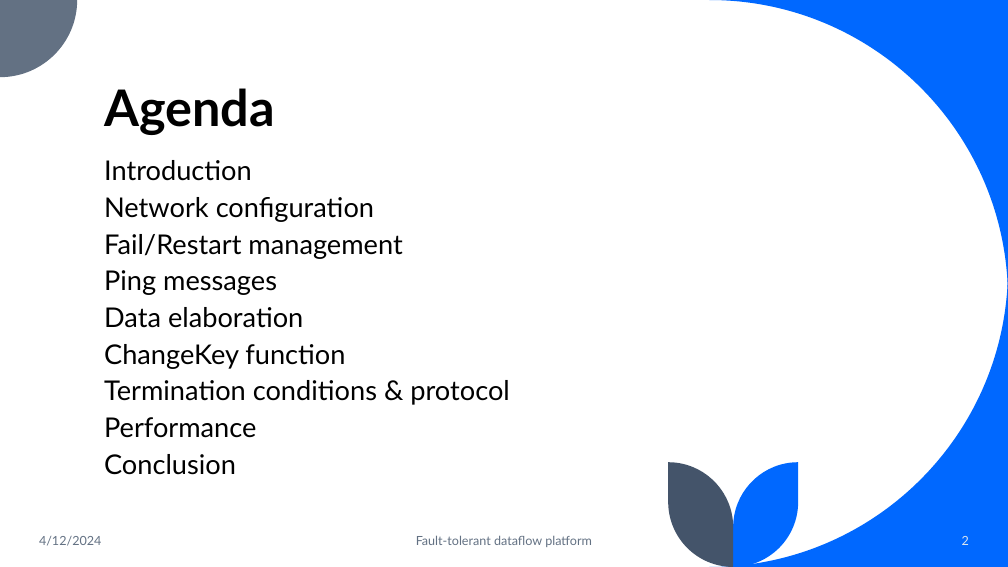
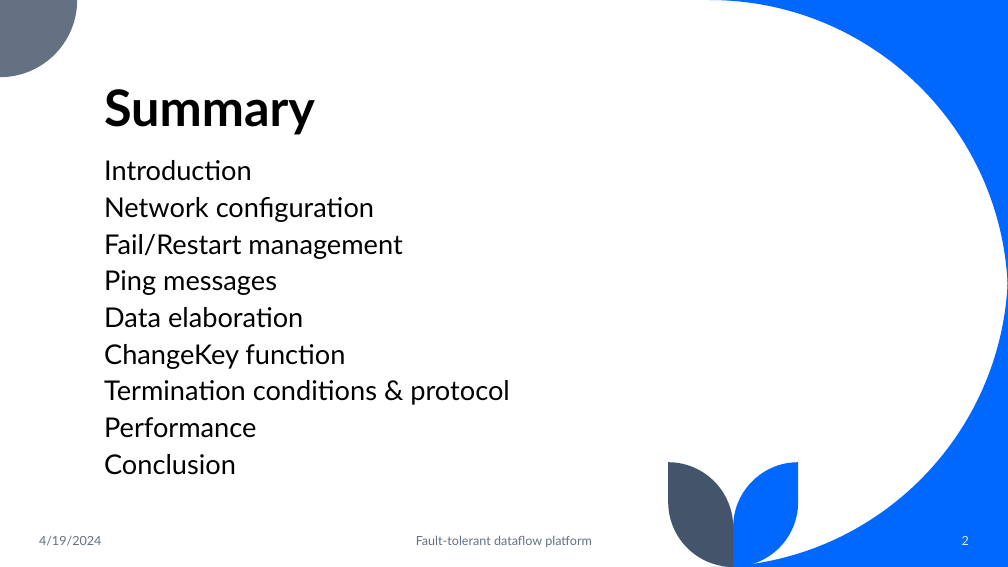
Before and after one commit to ftoschi14/DISTSYS-2023-Toschi-Giannubilo-Galimberti, a slide deck: slide 2 of Presentazione_Progetto_TGG.pptx. Drawn at 1008x567 pixels with LibreOffice and Linux fonts; fonts in the diff are those of the drawing. Boxes give left, top, right and bottom in pixels: in the first picture for what was removed or moved away, otherwise in the second. Text is boxed around its words. In the diff, an @@ line names an element or a change of style, - is before the commit and + after.

```diff
--- a/Presentazione_Progetto_TGG.pptx
+++ b/Presentazione_Progetto_TGG.pptx
@@ title at [104, 89, 315, 135]: text changed @@
-Agenda
+Summary
@@ text at [39, 536, 101, 546]: text changed @@
-4/12/2024
+4/19/2024
```
Also in this commit, not shown: 14 other slides changed, 6 slides removed.
